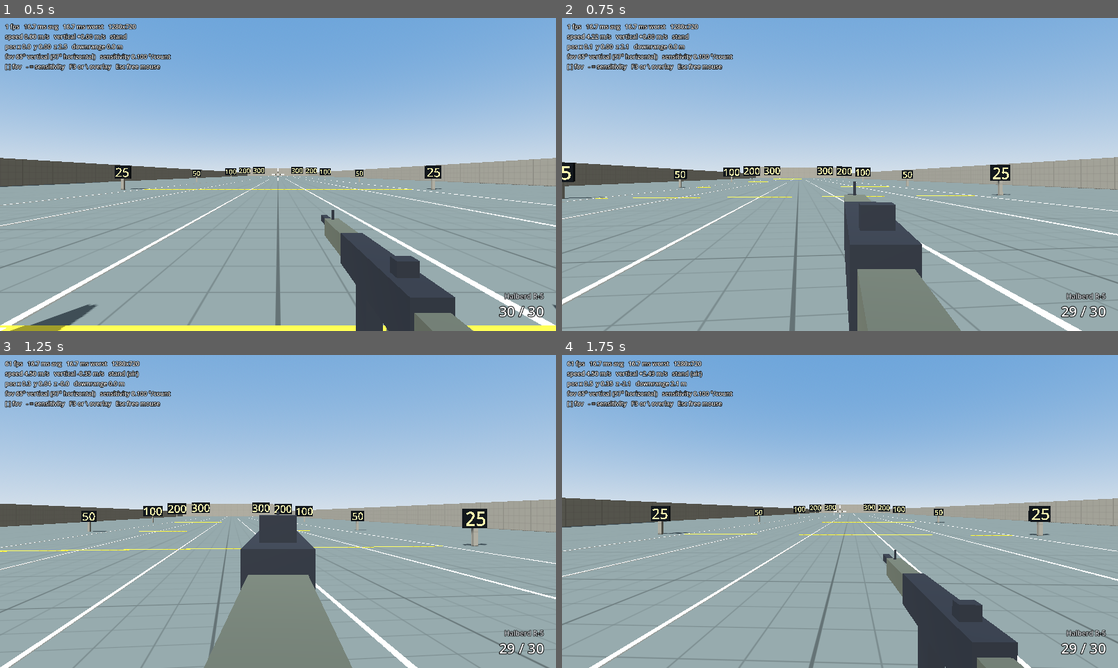
Above: before the commit, frames 1-4 (two rows, left to right).
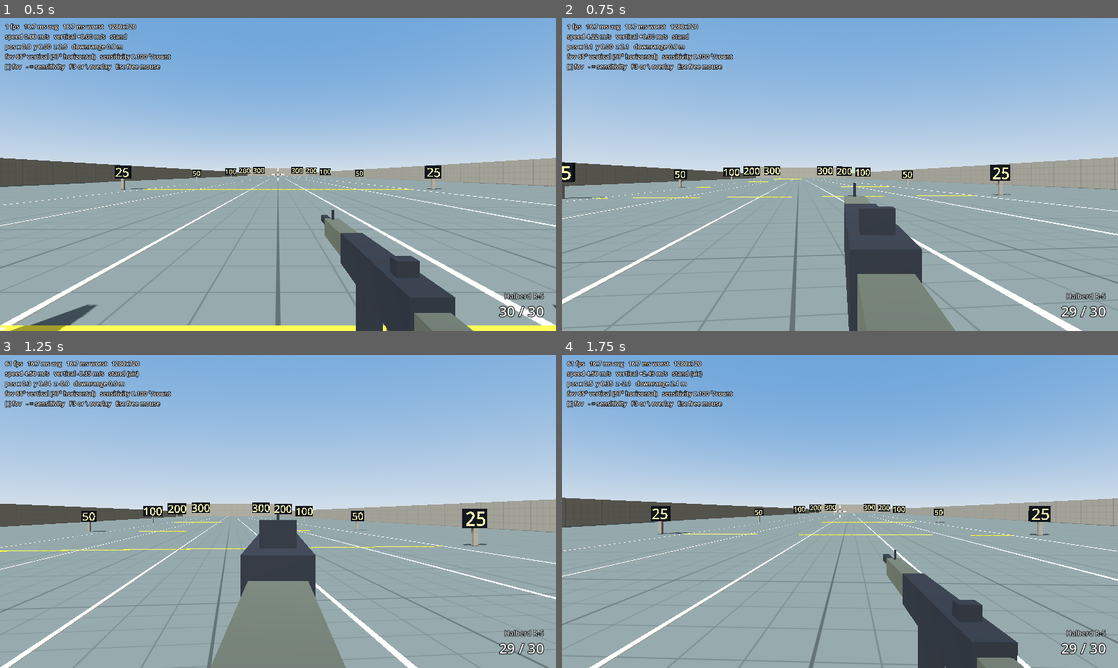
Above: after the commit, the same moments.

Repository: SamGon24/shooting-range
Game: Godot game, scene res://range/range.tscn
The game is run twice, just before and just after one commit, with the same random seed, the same clock (stepped at 60 frames per second) and the same inputs.
Inputs (mouse positions are in pixels of both pictures, inside the frame that each line leads up to):
- Up to frame 1 (0.5 s): no input
- Up to frame 2 (0.75 s): tap Enter at 0.5 s; move the mouse to (867, 174) at 0.52 s; hold W (move_forward) from 0.53 s (still down); hold Right mouse button (aim) from 0.53 s (still down); click (867, 174) at 0.67 s
- Up to frame 3 (1.25 s): keep holding W (move_forward); keep holding Right mouse button (aim); tap Space (jump) at 0.77 s
- Up to frame 4 (1.75 s): keep holding W (move_forward); move the mouse to (812, 511) at 1.27 s; release Right mouse button (aim) at 1.28 s; tap Ctrl (crouch) at 1.35 s; tap Space (jump) at 1.52 s

Frame 1 is identical in both runs. In frame 2, 0.5% of the frame differs, in the area x 50-72%, y 52-100%; in frame 3, 0.8%, in the area x 36-64%, y 50-100%; in frame 4, nothing differs.

Commit message:
weapons: lower rifle ADS pose so the post clears the aim point
In the aimed capture the front sight post covered the exact point of
aim. Drop the aimed viewmodel 4 mm so the tip of the post sits just
under the screen centre. Cosmetic only; shots are unaffected.

Diff:
--- a/firing-range/weapons/data/halberd_rifle.tres
+++ b/firing-range/weapons/data/halberd_rifle.tres
@@ -28,7 +28,7 @@
 lower_time = 0.3
 viewmodel_scene = ExtResource("3_viewmodel")
 hip_position = Vector3(0.17, -0.17, -0.42)
-ads_position = Vector3(0, -0.06, -0.4)
+ads_position = Vector3(0, -0.064, -0.4)
 kick_back = 0.035
 kick_pitch_degrees = 1.6
 shot_sound_pitch_hz = 120.0
